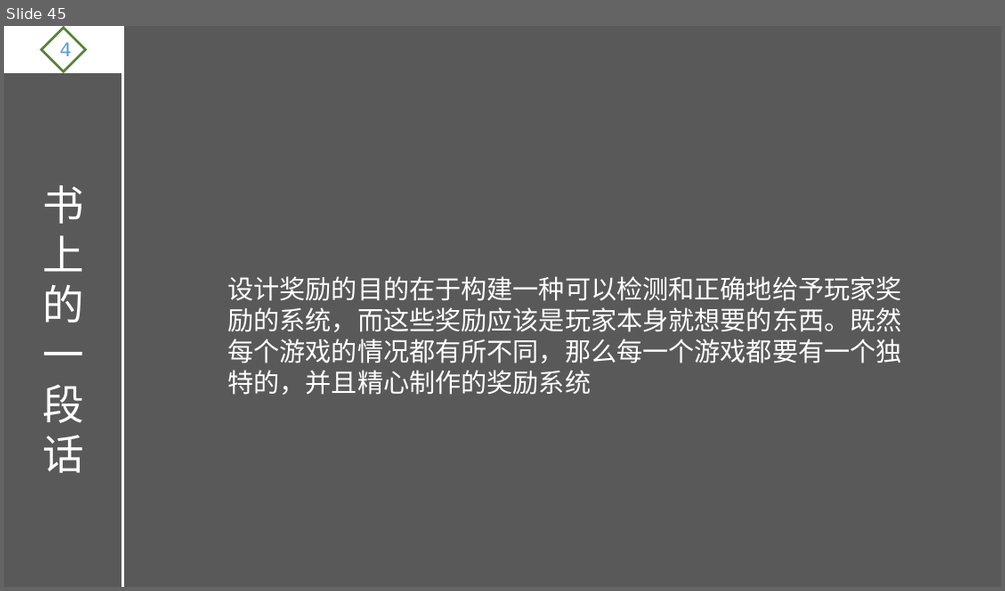
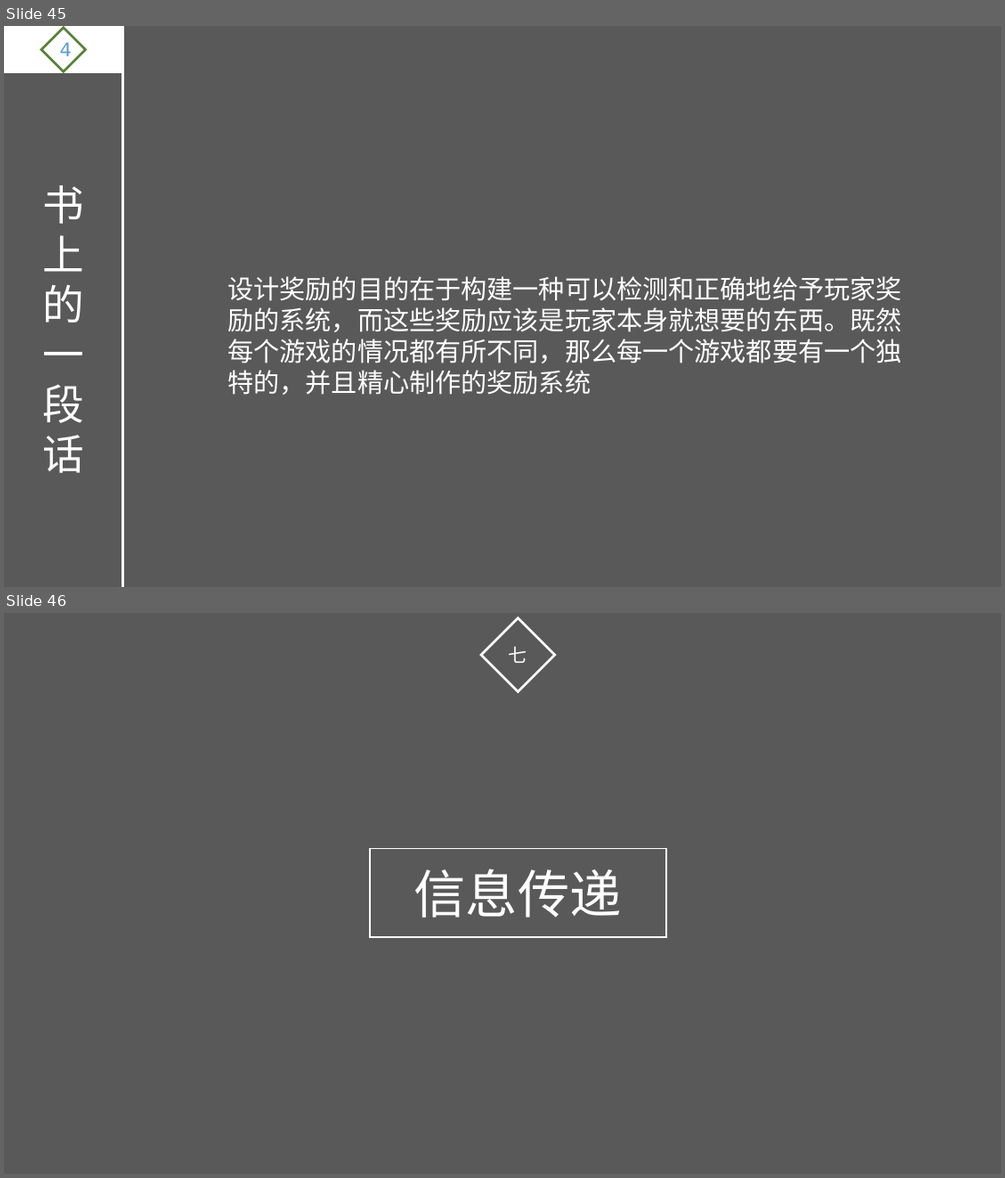
Before and after one commit to ThreePeopleGame/Death, a slide deck: Share/游戏设计理论.pptx. Shown one above the other, each under a label of ours: slide 45 before the commit, slides 45 and 46 after it. The pictures are 1005x591 and 1005x1178 pixels, drawn with LibreOffice and Linux fonts; fonts in the diff are those of the drawing. Boxes give left, top, right and bottom in pixels: in the first picture for what was removed or moved away, otherwise in the second. Text is boxed around its words. In the diff, an @@ line names an element or a change of style, - is before the commit and + after.

Commit message:
信息传递
信息传递

```diff
--- a/Share/游戏设计理论.pptx
+++ b/Share/游戏设计理论.pptx
@@ slide 46 added at [4, 613, 1001, 1174], background #595959 @@
@@ diamond added at [481, 618, 554, 691], outline #FFFFFF 2.25 pt, 18 pt, text #FFFFFF @@
+七
@@ rectangle added at [370, 849, 666, 938], outline #FFFFFF 1.5 pt, 50 pt, text #FFFFFF @@
+信息传递
```
Also in this commit, not shown: 8 other slides added.
